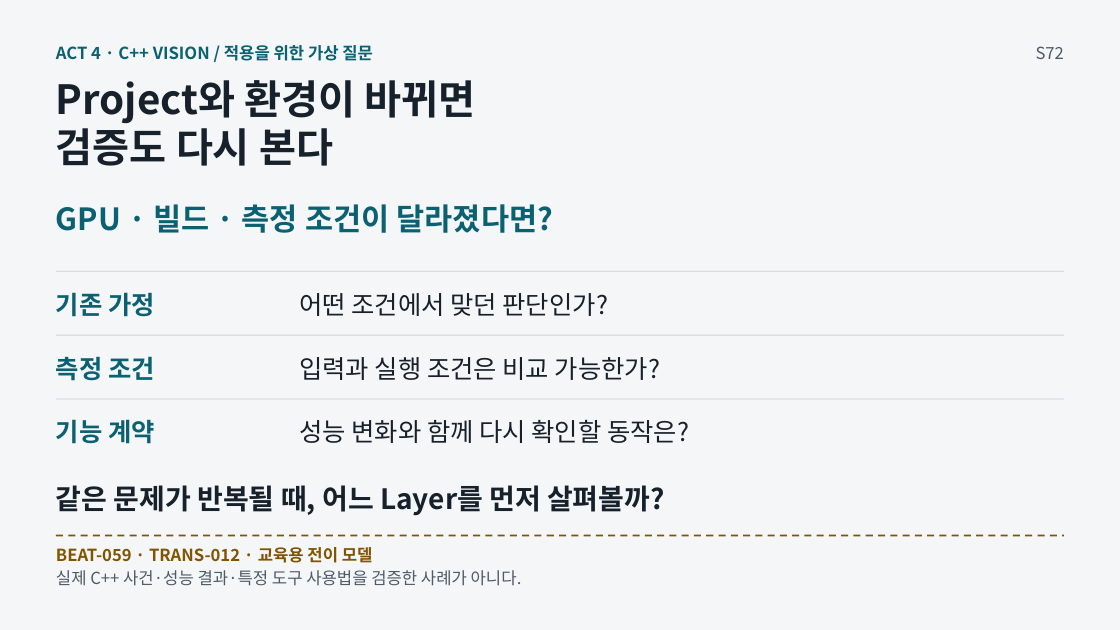
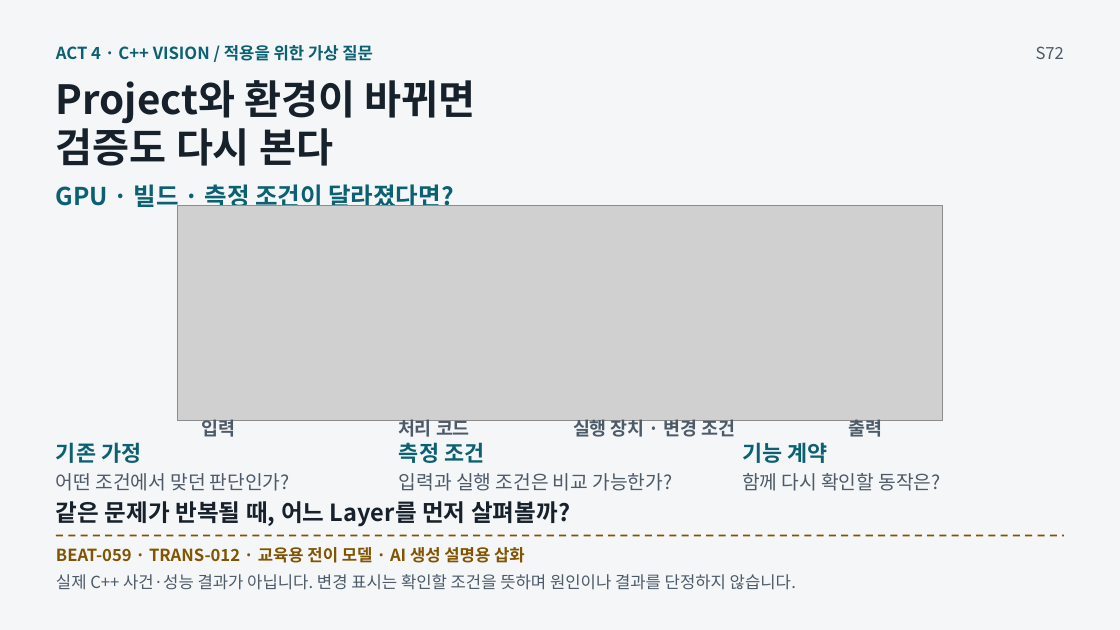
Before and after one commit to GideokKim/ai-dev-training, a slide deck: slide 72 of production/AI_Dev_Training_Full.pptx. Drawn at 1120x630 pixels with LibreOffice and Linux fonts; fonts in the diff are those of the drawing; grey boxes stand for pictures. Boxes give left, top, right and bottom in pixels: in the first picture for what was removed or moved away, otherwise in the second. Text is boxed around its words. In the diff, an @@ line names an element or a change of style, - is before the commit and + after.

Commit message:
feat(slides): integrate four illustrated slides into full deck
Apply the approved image pilot and expand S72 text boxes so the production
deck matches the reviewed direction without changing story or claim scope.

```diff
--- a/production/AI_Dev_Training_Full.pptx
+++ b/production/AI_Dev_Training_Full.pptx
@@ text "GPU · 빌드 · 측정 ...": place and size @@
-text "GPU · 빌드 · 측정 ..." at (56, 204, 554, 233)
+text "GPU · 빌드 · 측정 ..." at (56, 184, 453, 211)
@@ text "GPU · 빌드 · 측정 ..." at (56, 184, 453, 211): size 26.2 to 21 pt @@
@@ picture added at (177, 206, 943, 420) @@
@@ line removed from (56, 271) to (1065, 271) @@
@@ line removed from (56, 335) to (1065, 335) @@
@@ line removed from (56, 399) to (1065, 399) @@
@@ text added at (201, 419, 235, 437), 15.8 pt, text #4D5A68, bold @@
+입력
@@ text added at (398, 419, 470, 437), 15.8 pt, text #4D5A68, bold @@
+처리 코드
@@ text added at (573, 419, 736, 437), 15.8 pt, text #4D5A68, bold @@
+실행 장치 · 변경 조건
@@ text added at (849, 419, 883, 437), 15.8 pt, text #4D5A68, bold @@
+출력
@@ text "기존 가정": place and size @@
-text "기존 가정" at (56, 292, 155, 317)
+text "기존 가정" at (56, 442, 141, 463)
@@ text "측정 조건": place and size @@
-text "측정 조건" at (56, 356, 155, 381)
+text "측정 조건" at (399, 442, 484, 463)
@@ size 21.8 to 18.8 pt in 3 elements at (56, 442, 141, 463), (399, 442, 484, 463), (742, 442, 827, 463) @@
@@ text "기능 계약": place and size @@
-text "기능 계약" at (56, 419, 155, 444)
+text "기능 계약" at (742, 442, 827, 463)
@@ text "어떤 조건에서 맞던 판단인가?": place and size @@
-text "어떤 조건에서 맞던 판단인가?" at (299, 293, 608, 316)
+text "어떤 조건에서 맞던 판단인가?" at (56, 473, 290, 491)
@@ text "어떤 조건에서 맞던 판단인가?" at (56, 473, 290, 491): size 21.8 to 16.5 pt, text colour #17212B to #4D5A68 @@
@@ text "입력과 실행 조건은 비교 가능한가?" at (399, 473, 673, 491): size 21.8 to 16.5 pt, text colour #17212B to #4D5A68 @@
@@ text "입력과 실행 조건은 비교 가능한가?": place and size @@
-text "입력과 실행 조건은 비교 가능한가?" at (299, 357, 660, 380)
+text "입력과 실행 조건은 비교 가능한가?" at (399, 473, 673, 491)
@@ text at (742, 473, 940, 491): text changed; size 21.8 to 16.5 pt; text colour #17212B to #4D5A68 @@
-성능 변화와 함께 다시 확인할 동작은?
+함께 다시 확인할 동작은?
@@ text "같은 문제가 반복될 때, 어느 ...": place and size @@
-text "같은 문제가 반복될 때, 어느 ..." at (56, 485, 664, 516)
+text "같은 문제가 반복될 때, 어느 ..." at (56, 501, 570, 527)
@@ text "같은 문제가 반복될 때, 어느 ..." at (56, 501, 570, 527): size 24 to 20.2 pt @@
@@ text at (56, 547, 525, 563): text changed @@
-BEAT-059 · TRANS-012 · 교육용 전이 모델
+BEAT-059 · TRANS-012 · 교육용 전이 모델 · AI 생성 설명용 삽화
@@ text at (56, 574, 796, 590): text changed @@
-실제 C++ 사건·성능 결과·특정 도구 사용법을 검증한 사례가 아니다.
+실제 C++ 사건·성능 결과가 아닙니다. 변경 표시는 확인할 조건을 뜻하며 원인이나 결과를 단정하지 않습니다.
```
Also in this commit, not shown: 3 other slides changed, 25 other files.
